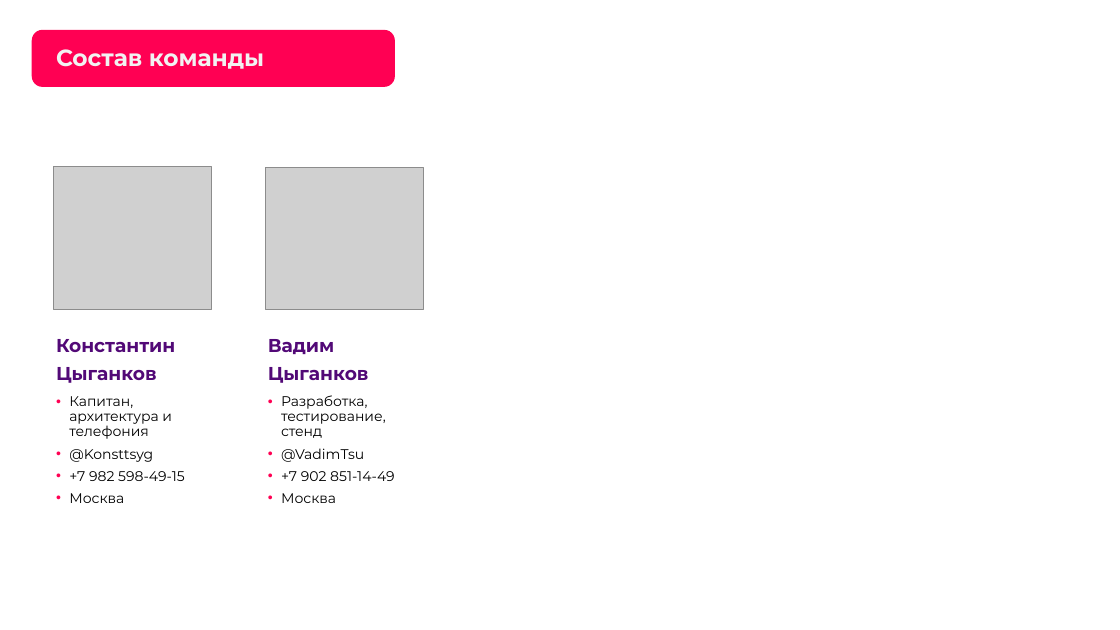
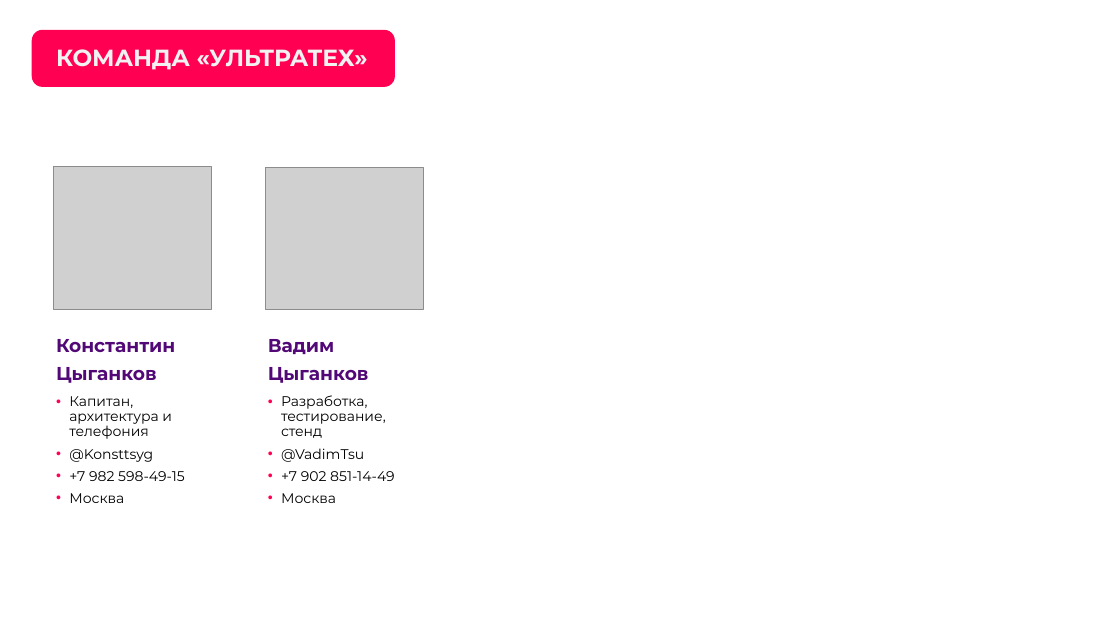
Before and after one commit to Vadik145-beep/lct-112-simulator, a slide deck: slide 3 of docs/presentation/ЛЦТ2026_Ультратех_задача9.pptx (slide 24 before the commit). Drawn at 1120x630 pixels with LibreOffice and Linux fonts; fonts in the diff are those of the drawing; grey boxes stand for pictures; background and template pictures are left out. Boxes give left, top, right and bottom in pixels: in the first picture for what was removed or moved away, otherwise in the second. Text is boxed around its words. In the diff, an @@ line names an element or a change of style, - is before the commit and + after.

```diff
--- a/docs/presentation/ЛЦТ2026_Ультратех_задача9.pptx
+++ b/docs/presentation/ЛЦТ2026_Ультратех_задача9.pptx
@@ title at (56, 49, 368, 70): text changed @@
-Состав команды
+КОМАНДА «УЛЬТРАТЕХ»
```
Also in this commit, not shown: 17 other slides changed, 23 slides added, 8 slides removed, 1 other file.
